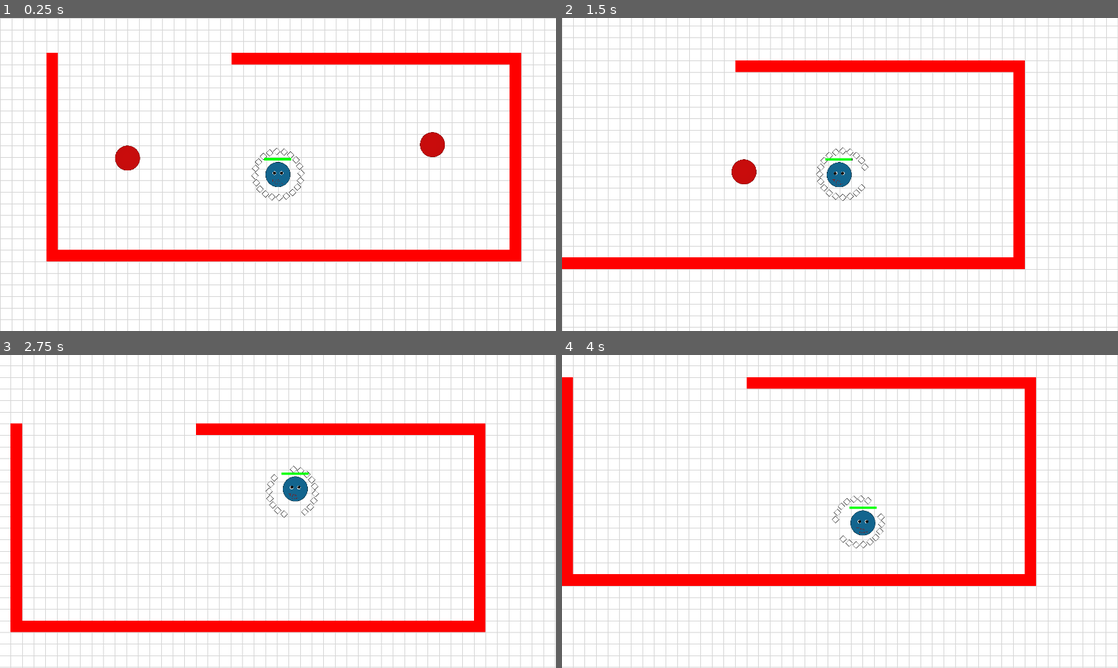
Above: before the commit, frames 1-4 (two rows, left to right).
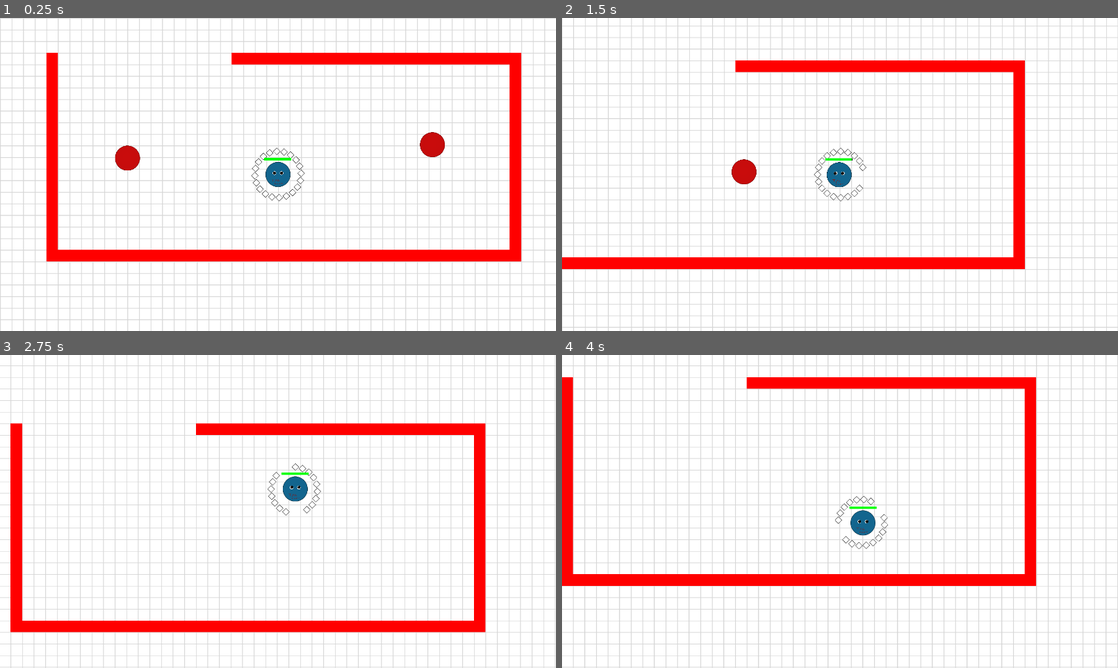
Above: after the commit, the same moments.

Repository: tim2go/wumpusflorr
Game: Godot game, scene res://scenes/test_level.tscn
Two runs of this game, one before a commit and one after it. Both use one fixed random seed, a clock stepped at 60 frames per second and the inputs below.
Inputs (mouse positions are in pixels of both pictures, inside the frame that each line leads up to):
- Up to frame 1 (0.25 s): no input
- Up to frame 2 (1.5 s): move the mouse to (962, 158) at 0.52 s; click (962, 158) at 0.6 s; move the mouse to (728, 190) at 1.27 s; click (728, 190) at 1.35 s
- Up to frame 3 (2.75 s): move the mouse to (333, 442) at 2.02 s; click (333, 442) at 2.1 s
- Up to frame 4 (4 s): move the mouse to (812, 574) at 2.77 s; click (812, 574) at 2.85 s; move the mouse to (1006, 558) at 3.52 s; click (1006, 558) at 3.6 s

The runs differ from the first frame. In frame 1, less than 0.1% of the frame differs, in the area x 20-80%, y 36-59%; in frame 2, 0.3%, in the area x 30-56%, y 41-59%; in frame 3, 0.2%; in frame 4, 0.3%.

Commit message:
changed pellet movement delay
changed pellet follow speed from 10 to 22
still noticeable but more subtle and less jarring on the eyes imo

Diff:
--- a/project.godot
+++ b/project.godot
@@ -40,7 +40,3 @@
 "events": [Object(InputEventMouseButton,"resource_local_to_scene":false,"resource_name":"","device":-1,"window_id":0,"a …(253 unchanged characters)…
 ]
 }
-
-[rendering]
-
-textures/canvas_textures/default_texture_filter=0
--- a/scripts/pellet.gd
+++ b/scripts/pellet.gd
@@ -7,7 +7,7 @@
 var dist : int = 128 # distance that petal should keep away from player
 var current_angle : int = 0
 @export var degrees_per_second : int = 90
-@export var follow_speed : float = 10.0 #delay amnt
+@export var follow_speed : float = 22.0 #delay amnt
 var lag_offset : Vector2 = Vector2.ZERO
 
 func update_position() -> void:
